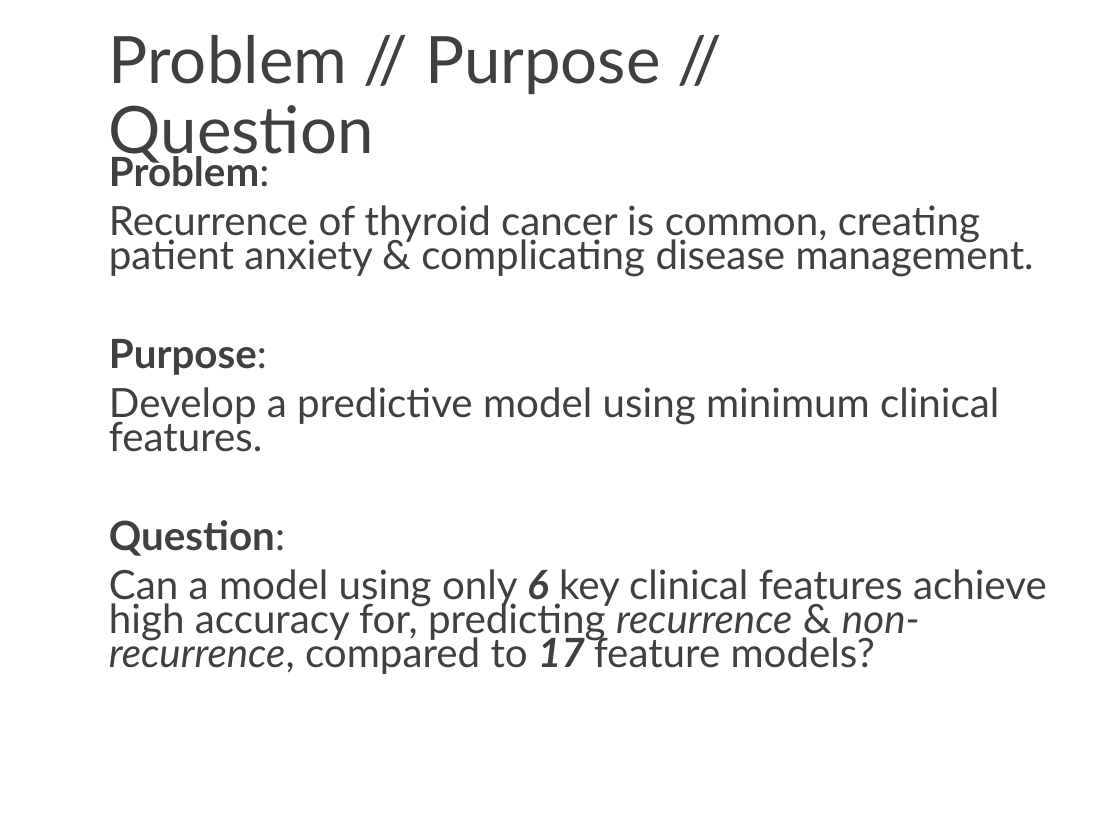
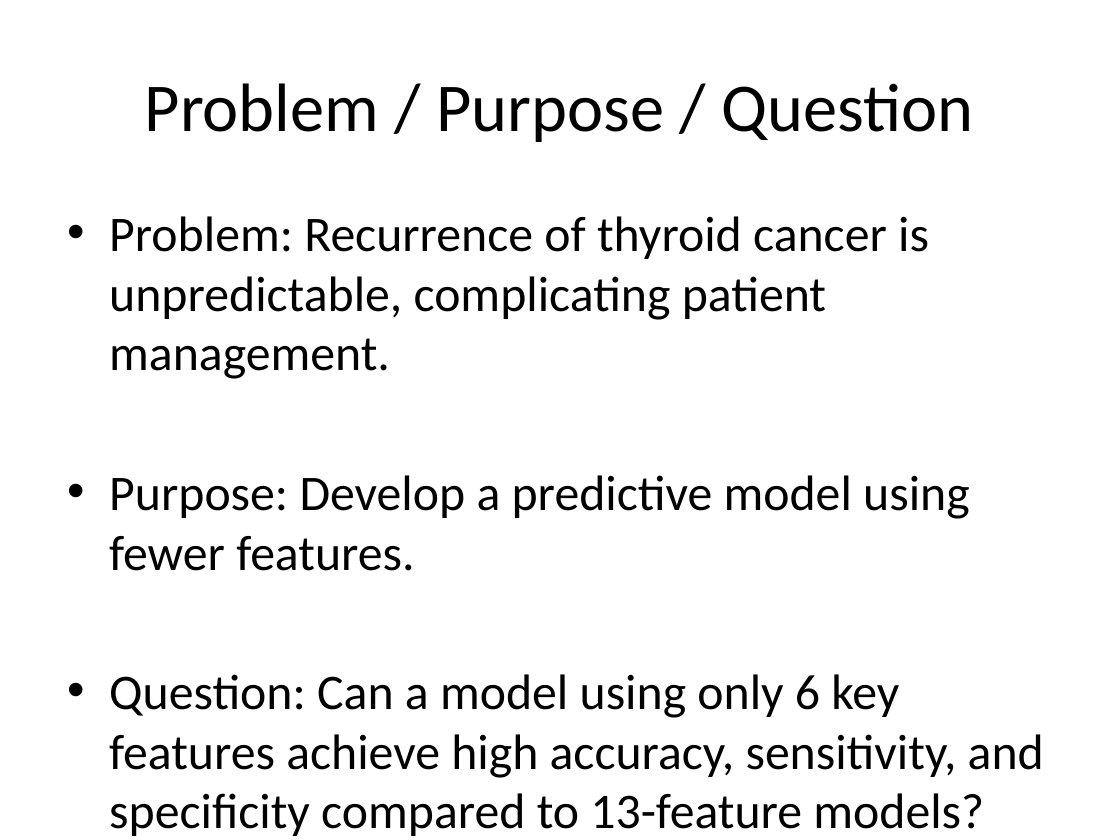
Before and after one commit to josh-dcosta/pjas-thyroid, a slide deck: slide 3 of presentation/Thyroid_Cancer_Recurrence_Presentation.pptx (slide 8 before the commit). Drawn at 1120x840 pixels with LibreOffice and Linux fonts; fonts in the diff are those of the drawing. Boxes give left, top, right and bottom in pixels: in the first picture for what was removed or moved away, otherwise in the second. Text is boxed around its words. In the diff, an @@ line names an element or a change of style, - is before the commit and + after.

```diff
--- a/presentation/Thyroid_Cancer_Recurrence_Presentation.pptx
+++ b/presentation/Thyroid_Cancer_Recurrence_Presentation.pptx
@@ title "Problem / Purpose / Question" at (145,83,974,142): vertical alignment top to middle @@
@@ title at (145,83,974,142): text changed; size 42 to 44 pt; font Lato to Calibri; text colour #404040 to #000000 @@
-Problem // Purpose // Question
+Problem / Purpose / Question
@@ text at (109,216,1044,836): text changed; size 25.9 to 32 pt; font Lato to Calibri; text colour #404040 to #000000 @@
-Problem:
-Recurrence of thyroid cancer is common, creating patient anxiety & complicating disease management.
-Purpose:
-Develop a predictive model using minimum clinical features.
-Question:
-Can a model using only 6 key clinical features achieve high accuracy for, predicting recurrence & non-recurrence, compared to 17 feature models?
+• Problem: Recurrence of thyroid cancer is unpredictable, complicating patient management.
+• Purpose: Develop a predictive model using fewer features.
+• Question: Can a model using only 6 key features achieve high accuracy, sensitivity, and specificity compared to 13-feature models?
```
Also in this commit, not shown: 10 other slides changed, 2 slides added, 10 slides removed, 24 other files.
